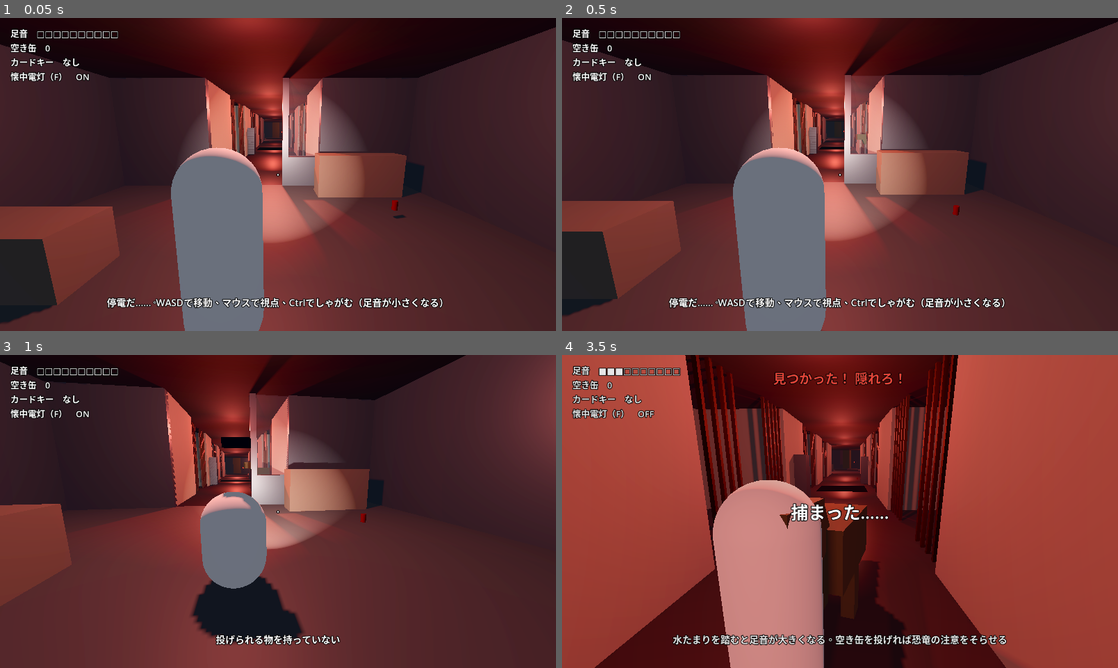
Above: before the commit, frames 1-4 (two rows, left to right).
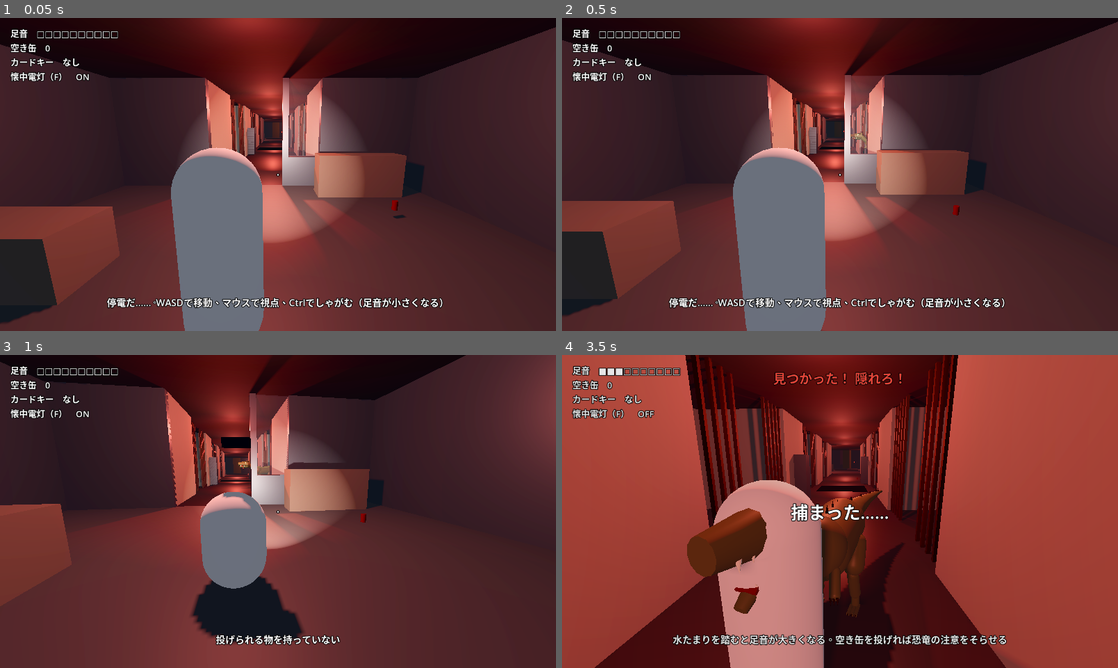
Above: after the commit, the same moments.

Repository: gamerer1-del/dinogame
Game: Godot game, scene res://scenes/main.tscn
Two runs of this game, one before a commit and one after it. Both use one fixed random seed, a clock stepped at 60 frames per second and the inputs below.
Inputs (mouse positions are in pixels of both pictures, inside the frame that each line leads up to):
- Up to frame 1 (0.05 s): no input
- Up to frame 2 (0.5 s): no input
- Up to frame 3 (1 s): move the mouse to (305, 511) at 0.52 s; hold W (move_forward) from 0.53 s (still down); hold Ctrl (crouch) from 0.53 s (still down); click (305, 511) at 0.67 s
- Up to frame 4 (3.5 s): keep holding W (move_forward); move the mouse to (812, 511) at 1.27 s; release Ctrl (crouch) at 1.28 s; tap F (flashlight) at 1.35 s; move the mouse to (851, 505) at 2.02 s; hold E (interact) 2.03-2.78 s; move the mouse to (834, 517) at 2.77 s; tap Shift (sprint) at 2.85 s; click (834, 517) at 2.92 s

Frame 1 is identical in both runs. In frame 2, less than 0.1% of the frame differs, in the area x 51-55%, y 36-44%; in frame 3, less than 0.1%; in frame 4, 4.3%, in the area x 22-62%, y 42-100%.

Commit message:
Replace the box stalker with an animated dinosaur placeholder
DinoModel builds an original small theropod from primitives (spined
back, toothed hinged jaw, small clawed arms, reverse-jointed legs,
four-segment tail) and animates it: legs swing with speed, the body
bobs and breathes, the tail sways, the head scans while searching and
the jaw opens during a chase. Also adds a Blender MCP prompt for the
stalker to the guide.

Co-Authored-By: Claude Opus 5.5 <noreply@anthropic.com>
Claude-Session: https://claude.ai/code/session_014qX8hrfSvi7kt6UbLsGtoz

Diff:
--- /dev/null
+++ b/scripts/dino_model.gd
@@ -0,0 +1,208 @@
+class_name DinoModel
+extends Node3D
+## ストーカー（小型の肉食恐竜）の仮モデル。基本図形を組み合わせて作り、
+## 歩くと脚が動き、尾が揺れ、状態に合わせて首を振ったり口を開けたりする。
+## 足元が原点、頭は -Z（前）向き。全長約2.3m、頭の高さ約1.4m。
+## Blenderでモデルを作ったら assets/models/stalker.glb に置けば、こちらは使われなくなる。
+
+enum Mood { CALM, ALERT, SEARCH, CHASE }
+
+const THIGH_REST := 0.35     # 太ももは前へ
+const KNEE_REST := -0.75     # すねは後ろへ（鳥のような逆関節に見える）
+const ANKLE_REST := 0.4
+
+var eye_mat: StandardMaterial3D
+
+var _body: Node3D
+var _torso: Node3D
+var _neck: Node3D
+var _jaw: Node3D
+var _tail: Array = []
+var _legs: Array = []        # [太もも, ひざ] の組
+var _phase := 0.0
+var _t := 0.0
+
+var _skin: StandardMaterial3D
+var _belly: StandardMaterial3D
+var _dark: StandardMaterial3D
+var _teeth: StandardMaterial3D
+var _claw: StandardMaterial3D
+var _mouth: StandardMaterial3D
+
+
+func _ready() -> void:
+	_skin = _mat(Color(0.3, 0.33, 0.2), 0.45)
+	_belly = _mat(Color(0.52, 0.49, 0.38), 0.7)
+	_dark = _mat(Color(0.09, 0.1, 0.07), 0.6)
+	_teeth = _mat(Color(0.92, 0.88, 0.76), 0.4)
+	_claw = _mat(Color(0.14, 0.12, 0.1), 0.3)
+	_mouth = _mat(Color(0.4, 0.06, 0.06), 0.4)
+	_build()
+
+
+## 毎フレーム呼ぶ。speed は水平の移動速度（m/秒）。
+func animate(delta: float, speed: float, mood: int) -> void:
+	_t += delta
+	var move := clampf(speed / 2.5, 0.0, 1.5)
+	_phase += delta * (2.0 + speed * 2.2)
+
+	# 脚: 左右を半周期ずらして振る
+	for i in _legs.size():
+		var leg: Array = _legs[i]
+		var p := _phase + PI * i
+		(leg[0] as Node3D).rotation.x = THIGH_REST + sin(p) * 0.55 * move
+		(leg[1] as Node3D).rotation.x = KNEE_REST - (0.5 + 0.5 * sin(p + PI / 2.0)) * 0.6 * move
+
+	# 胴: 歩くと上下に弾み、止まっていると呼吸する
+	_body.position.y = 1.0 + absf(sin(_phase)) * 0.05 * move
+	_body.rotation.z = sin(_phase) * 0.05 * move
+	var breath := 1.0 + 0.025 * sin(_t * 2.0)
+	_torso.scale = Vector3(breath, 1.0, breath)
+
+	# 尾: 根元から先へ波が伝わるように揺らす
+	for i in _tail.size():
+		var seg: Node3D = _tail[i]
+		seg.rotation.y = sin(_t * 1.6 - i * 0.7) * (0.1 + 0.12 * move)
+
+	# 首と口: 状態で変える
+	var look := sin(_t * 0.5) * 0.15
+	var jaw := 0.04 + 0.03 * sin(_t * 1.3)
+	match mood:
+		Mood.ALERT:
+			look = sin(_t * 6.0) * 0.05
+			jaw = 0.18
+		Mood.SEARCH:
+			look = sin(_t * 1.2) * 0.6
+			jaw = 0.08
+		Mood.CHASE:
+			look = 0.0
+			jaw = 0.6 + sin(_t * 9.0) * 0.08
+	_neck.rotation.y = lerp_angle(_neck.rotation.y, look, 6.0 * delta)
+	_jaw.rotation.x = lerpf(_jaw.rotation.x, -jaw, 10.0 * delta)   # マイナスで下あごが下がる
+
+
+func _build() -> void:
+	_body = _pivot(self, Vector3(0, 1.0, 0.05))
+
+	# 胴体（Z方向に寝かせたカプセル）と腹、胸
+	_torso = _pivot(_body, Vector3.ZERO, Vector3(deg_to_rad(82), 0, 0))
+	_capsule(_torso, Vector3.ZERO, 0.3, 1.3, Vector3.ZERO, _skin)
+	_capsule(_body, Vector3(0, -0.1, -0.05), 0.24, 1.0, Vector3(deg_to_rad(90), 0, 0), _belly)
+	_ball(_body, Vector3(0, 0.03, -0.45), 0.29, _skin)
+	# 背中のとげ（オリジナルの特徴: 首から尾の付け根まで並ぶ暗い突起）
+	for i in 8:
+		var z := -0.7 + i * 0.18
+		var h := 0.1 + 0.08 * sin(PI * (i + 1) / 9.0)
+		_cone(_body, Vector3(0, 0.29 - absf(z) * 0.05, z), 0.04, 0.0, h, Vector3.ZERO, _dark)
+
+	# 首と頭
+	_neck = _pivot(_body, Vector3(0, 0.12, -0.62), Vector3(deg_to_rad(35), 0, 0))
+	_capsule(_neck, Vector3(0, 0, -0.22), 0.14, 0.6, Vector3(deg_to_rad(90), 0, 0), _skin)
+	var head := _pivot(_neck, Vector3(0, 0, -0.5), Vector3(deg_to_rad(-35), 0, 0))
+	var skull := _cone(head, Vector3(0, 0.03, -0.27), 0.2, 0.09, 0.66, Vector3(deg_to_rad(-90), 0, 0), _skin)
+	skull.scale = Vector3(0.85, 1.0, 1.0)
+	_box(head, Vector3(0, 0.15, -0.12), Vector3(0.3, 0.05, 0.14), _dark)          # 眉の張り出し
+	for x in [-0.115, 0.115]:
+		var eye := _ball(head, Vector3(x, 0.1, -0.2), 0.035, eye_mat if eye_mat != null else _teeth)
+		eye.name = "Eye"
+	for i in 4:                                                                  # 上の歯
+		for x in [-0.07, 0.07]:
+			_cone(head, Vector3(x, -0.06, -0.18 - i * 0.1), 0.018, 0.0, 0.07, Vector3(PI, 0, 0), _teeth)
+	_jaw = _pivot(head, Vector3(0, -0.06, -0.04))
+	var jaw_mesh := _cone(_jaw, Vector3(0, -0.04, -0.24), 0.12, 0.05, 0.48, Vector3(deg_to_rad(-90), 0, 0), _skin)
+	jaw_mesh.scale = Vector3(0.8, 1.0, 0.7)
+	_box(_jaw, Vector3(0, 0.0, -0.22), Vector3(0.13, 0.02, 0.36), _mouth)          # 口の中
+	for i in 3:                                                                  # 下の歯
+		for x in [-0.055, 0.055]:
+			_cone(_jaw, Vector3(x, 0.01, -0.16 - i * 0.1), 0.015, 0.0, 0.06, Vector3.ZERO, _teeth)
+
+	# 小さな前脚と爪
+	for s in [-1.0, 1.0]:
+		var arm := _pivot(_body, Vector3(0.2 * s, -0.12, -0.52), Vector3(deg_to_rad(40), 0, 0.2 * s))
+		_capsule(arm, Vector3(0, -0.14, 0), 0.05, 0.3, Vector3.ZERO, _skin)
+		for c in 3:
+			_cone(arm, Vector3((c - 1) * 0.03, -0.3, -0.02), 0.012, 0.0, 0.07, Vector3(deg_to_rad(160), 0, 0), _claw)
+
+	# 尾（4節。根元から先へ細くなる）
+	var parent: Node3D = _pivot(_body, Vector3(0, 0.05, 0.6), Vector3(deg_to_rad(-6), 0, 0))
+	var radii := [0.22, 0.15, 0.1, 0.06]
+	var lengths := [0.45, 0.42, 0.38, 0.34]
+	for i in 4:
+		var r0: float = radii[i]
+		var r1: float = radii[i + 1] if i < 3 else 0.02
+		var l: float = lengths[i]
+		_cone(parent, Vector3(0, 0, l / 2.0), r0, r1, l, Vector3(deg_to_rad(90), 0, 0), _skin)
+		_cone(parent, Vector3(0, r0 * 0.9, l / 2.0), 0.03, 0.0, 0.08, Vector3.ZERO, _dark)
+		_tail.append(parent)
+		parent = _pivot(parent, Vector3(0, 0, l))
+
+	# 後ろ脚（太もも → ひざ → 足首 → 3本指）
+	for s in [-1.0, 1.0]:
+		var thigh := _pivot(_body, Vector3(0.24 * s, -0.05, 0.15), Vector3(THIGH_REST, 0, 0))
+		_capsule(thigh, Vector3(0, -0.2, 0), 0.13, 0.5, Vector3.ZERO, _skin)
+		var knee := _pivot(thigh, Vector3(0, -0.42, 0), Vector3(KNEE_REST, 0, 0))
+		_capsule(knee, Vector3(0, -0.2, 0), 0.07, 0.48, Vector3.ZERO, _skin)
+		var ankle := _pivot(knee, Vector3(0, -0.42, 0), Vector3(ANKLE_REST, 0, 0))
+		_capsule(ankle, Vector3(0, -0.07, 0), 0.05, 0.2, Vector3.ZERO, _skin)
+		for t in 3:
+			var toe_x := (t - 1) * 0.045
+			_box(ankle, Vector3(toe_x, -0.15, -0.09), Vector3(0.035, 0.035, 0.2), _skin)
+			_cone(ankle, Vector3(toe_x, -0.15, -0.2), 0.014, 0.0, 0.05, Vector3(deg_to_rad(-100), 0, 0), _claw)
+		_legs.append([thigh, knee])
+
+
+# --- 部品 -----------------------------------------------------------------------
+
+func _pivot(parent: Node3D, pos: Vector3, rot := Vector3.ZERO) -> Node3D:
+	var n := Node3D.new()
+	n.position = pos
+	n.rotation = rot
+	parent.add_child(n)
+	return n
+
+
+func _capsule(parent: Node3D, pos: Vector3, radius: float, length: float, rot: Vector3, mat: Material) -> MeshInstance3D:
+	var m := CapsuleMesh.new()
+	m.radius = radius
+	m.height = maxf(length, radius * 2.0)
+	return _mesh(parent, m, pos, rot, mat)
+
+
+func _cone(parent: Node3D, pos: Vector3, bottom: float, top: float, height: float, rot: Vector3, mat: Material) -> MeshInstance3D:
+	var m := CylinderMesh.new()
+	m.bottom_radius = bottom
+	m.top_radius = top
+	m.height = height
+	m.radial_segments = 12
+	m.rings = 1
+	return _mesh(parent, m, pos, rot, mat)
+
+
+func _ball(parent: Node3D, pos: Vector3, radius: float, mat: Material) -> MeshInstance3D:
+	var m := SphereMesh.new()
+	m.radius = radius
+	m.height = radius * 2.0
+	return _mesh(parent, m, pos, Vector3.ZERO, mat)
+
+
+func _box(parent: Node3D, pos: Vector3, size: Vector3, mat: Material) -> MeshInstance3D:
+	var m := BoxMesh.new()
+	m.size = size
+	return _mesh(parent, m, pos, Vector3.ZERO, mat)
+
+
+func _mesh(parent: Node3D, mesh: Mesh, pos: Vector3, rot: Vector3, mat: Material) -> MeshInstance3D:
+	var mi := MeshInstance3D.new()
+	mi.mesh = mesh
+	mi.material_override = mat
+	mi.position = pos
+	mi.rotation = rot
+	parent.add_child(mi)
+	return mi
+
+
+func _mat(c: Color, rough: float) -> StandardMaterial3D:
+	var m := StandardMaterial3D.new()
+	m.albedo_color = c
+	m.roughness = rough
+	return m
--- a/scripts/stalker.gd
+++ b/scripts/stalker.gd
@@ -30,6 +30,7 @@
 var _player: Player
 var _agent: NavigationAgent3D
 var _eye_mat: StandardMaterial3D
+var _dino: DinoModel
 var _gravity: float = ProjectSettings.get_setting("physics/3d/default_gravity")
 
 
@@ -137,6 +138,20 @@
 				_face(_player.global_position - global_position)
 
 	move_and_slide()
+	_animate(delta)
+
+
+func _animate(delta: float) -> void:
+	if _dino == null:
+		return
+	var mood := DinoModel.Mood.CALM
+	if state == State.ALERT:
+		mood = DinoModel.Mood.ALERT
+	elif state == State.SEARCH:
+		mood = DinoModel.Mood.SEARCH
+	elif state == State.CHASE or state == State.CATCH:
+		mood = DinoModel.Mood.CHASE
+	_dino.animate(delta, Vector2(velocity.x, velocity.z).length(), mood)
 
 
 func _enter(new_state: int) -> void:
@@ -241,7 +256,7 @@
 const MODEL_PATH := "res://assets/models/stalker.glb"
 
 
-## 仮モデル: 箱を組み合わせた二足歩行の恐竜。頭は -Z（前）向き。
+## 仮モデル（scripts/dino_model.gd）。頭は -Z（前）向き。
 func _build_model() -> void:
 	if ResourceLoader.exists(MODEL_PATH):
 		var scene := load(MODEL_PATH) as PackedScene
@@ -253,35 +268,9 @@
 				anim.get_animation("walk").loop_mode = Animation.LOOP_LINEAR
 				anim.play("walk")
 			return
-	var skin := StandardMaterial3D.new()
-	skin.albedo_color = Color(0.22, 0.26, 0.18)
-	skin.roughness = 0.7
-	_part(Vector3(0, 0.95, 0), Vector3(0.6, 0.6, 1.1), skin, 0.0)            # 胴
-	_part(Vector3(0, 1.2, -0.65), Vector3(0.3, 0.35, 0.4), skin, -0.5)       # 首
-	_part(Vector3(0, 1.38, -0.95), Vector3(0.38, 0.32, 0.55), skin, 0.0)     # 頭
-	_part(Vector3(0, 1.0, 0.95), Vector3(0.22, 0.22, 1.1), skin, 0.25)       # 尾
-	_part(Vector3(-0.2, 0.35, 0.1), Vector3(0.16, 0.7, 0.22), skin, 0.0)     # 左脚
-	_part(Vector3(0.2, 0.35, 0.1), Vector3(0.16, 0.7, 0.22), skin, 0.0)      # 右脚
 	_eye_mat = StandardMaterial3D.new()
 	_eye_mat.emission_enabled = true
 	_eye_mat.emission_energy_multiplier = 3.0
-	for x in [-0.15, 0.15]:
-		var eye := MeshInstance3D.new()
-		var sm := SphereMesh.new()
-		sm.radius = 0.04
-		sm.height = 0.08
-		eye.mesh = sm
-		eye.material_override = _eye_mat
-		eye.position = Vector3(x, 1.45, -1.15)
-		add_child(eye)
-
-
-func _part(pos: Vector3, size: Vector3, mat: Material, tilt: float) -> void:
-	var mi := MeshInstance3D.new()
-	var bm := BoxMesh.new()
-	bm.size = size
-	mi.mesh = bm
-	mi.material_override = mat
-	mi.position = pos
-	mi.rotation.x = tilt
-	add_child(mi)
+	_dino = DinoModel.new()
+	_dino.eye_mat = _eye_mat
+	add_child(_dino)
Not shown, changed: docs/blender-guide.md
